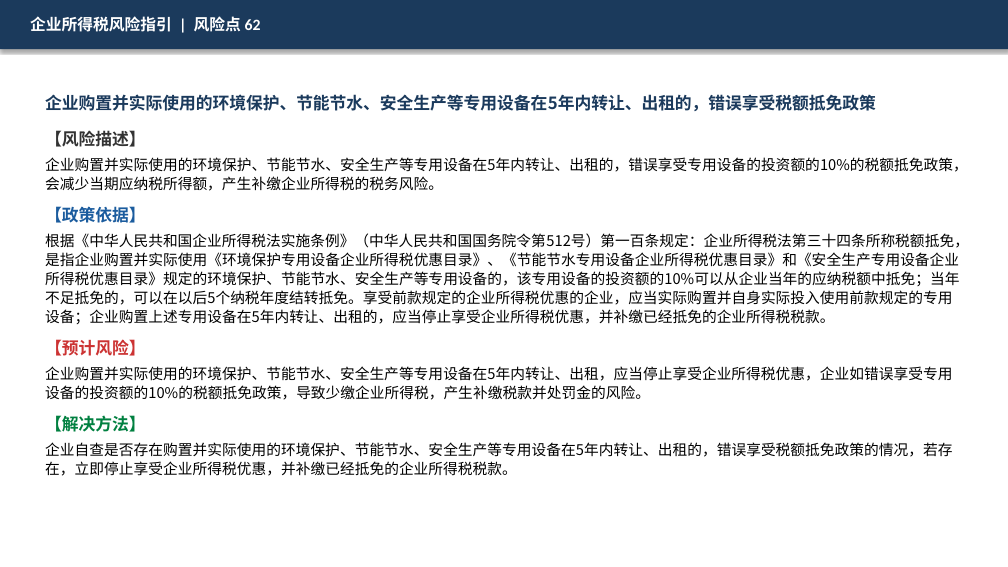
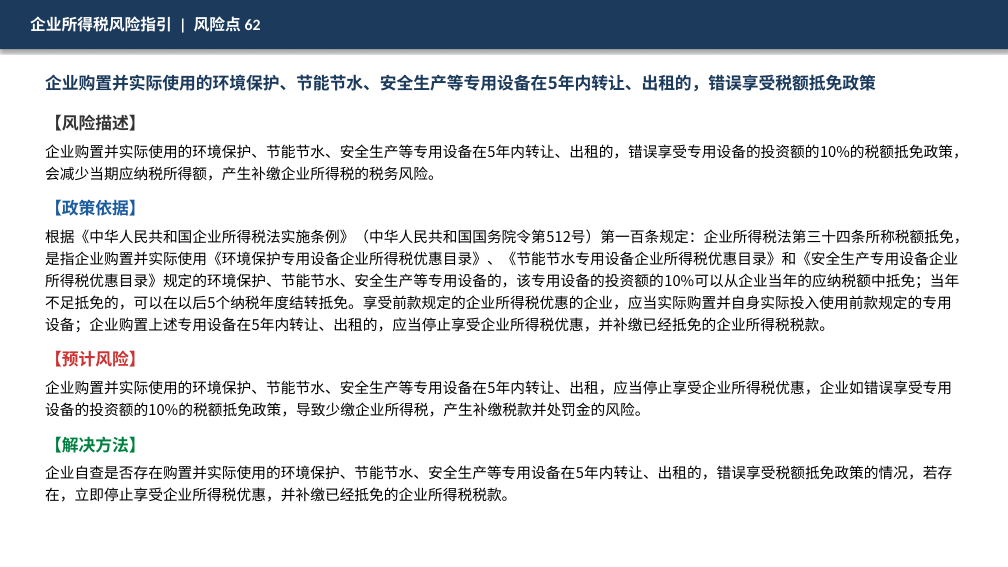
Before and after one commit to SlainTroyard/ppt, a slide deck: slide 63 of ppts_output_v3/02_企业所得税风险指引.pptx. Drawn at 1008x567 pixels with LibreOffice and Linux fonts; fonts in the diff are those of the drawing. Boxes give left, top, right and bottom in pixels: in the first picture for what was removed or moved away, otherwise in the second. Text is boxed around its words. In the diff, an @@ line names an element or a change of style, - is before the commit and + after.

```diff
--- a/ppts_output_v3/02_企业所得税风险指引.pptx
+++ b/ppts_output_v3/02_企业所得税风险指引.pptx
@@ text "企业购置并实际使用的环境保护、节能节水、安全生产等专用设备在5年内转让、出租的，错误享受税额抵免政策" at box(45, 74, 968, 502): line spacing 20.8pt to 1.25; line spacing 18.2pt to 1.25 @@
```
Also in this commit, not shown: 87 other slides changed, 20 other files.
